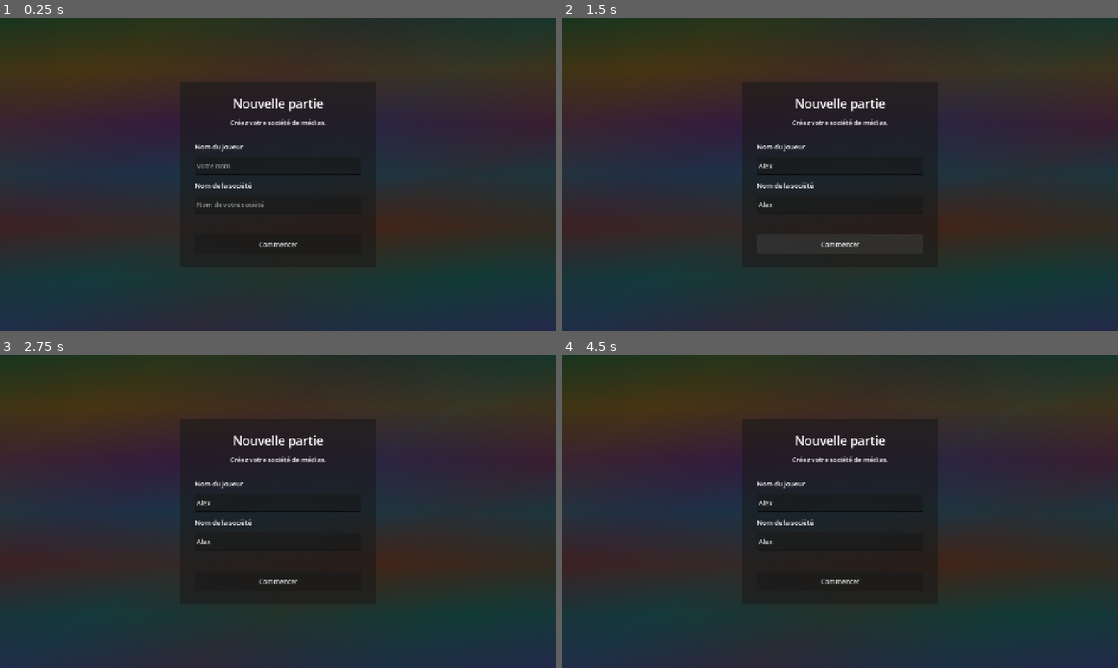
Above: before the commit, frames 1-4 (two rows, left to right).
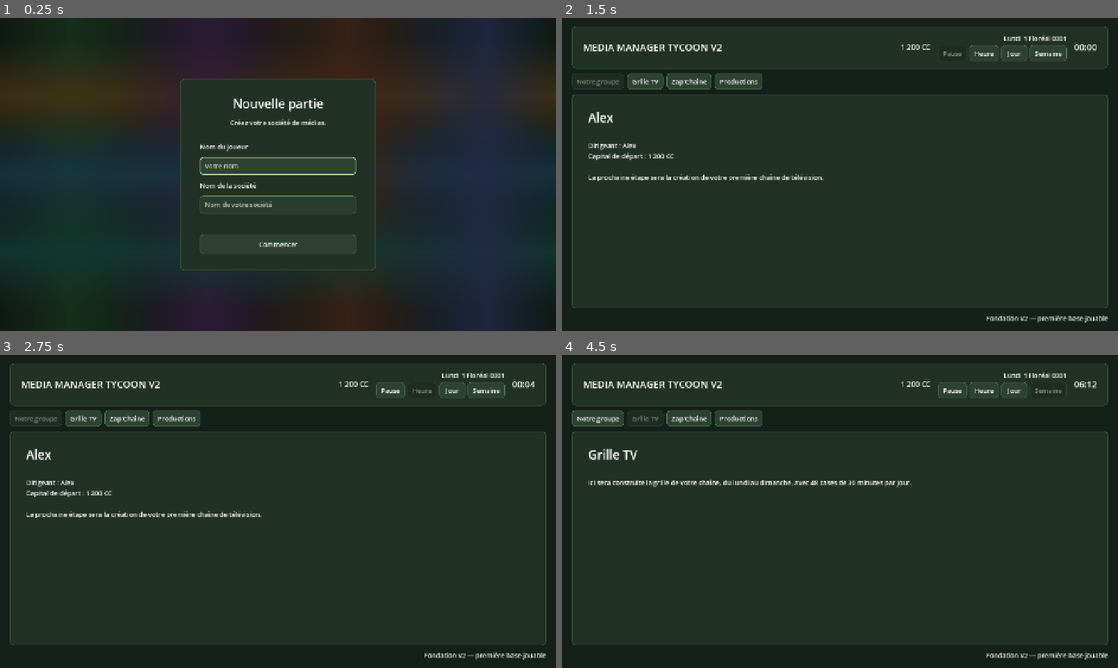
Above: after the commit, the same moments.

Repository: Adrienco69/MediaManagerTycoon_V2
Game: Godot game, scene res://scenes/main.tscn
The game is run twice, just before and just after one commit, with the same random seed, the same clock (stepped at 60 frames per second) and the same inputs.
Inputs (mouse positions are in pixels of both pictures, inside the frame that each line leads up to):
- Up to frame 1 (0.25 s): no input
- Up to frame 2 (1.5 s): click (840, 165) at 0.52 s; type "Alex" at 0.6 s; click (840, 205) at 0.75 s; type "Alex" at 0.83 s; click "Commencer" at 1.25 s
- Up to frame 3 (2.75 s): click "Heure" at 2 s
- Up to frame 4 (4.5 s): click "Jour" at 2.75 s; click "Semaine" at 3.5 s; click "Grille TV" at 4.25 s

The runs differ from the first frame. In frame 1, 28% of the frame differs, in the area x 0-100%, y 0-100%; in frame 2, 27%; in frame 3, 27%; in frame 4, 27%.
Error before the commit: Parse Error: Static function "place_speed_under_date()" not found in base "TopBarLayout". (res://scripts/main.gd:40)

Commit message:
Place speed buttons under date

Diff:
--- a/scripts/main.gd
+++ b/scripts/main.gd
@@ -37,7 +37,15 @@
 
 func _ready() -> void:
 	_setup_start_screen_gradient()
-	TopBarLayoutScript.place_speed_under_date(speed_label, week_label, date_container)
+	TopBarLayoutScript.place_speed_controls_under_date(
+		speed_label,
+		week_label,
+		date_container,
+		pause_button,
+		hour_button,
+		day_button,
+		week_button
+	)
 	_connect_game_signals()
 	_connect_buttons()
 	_refresh_all()
